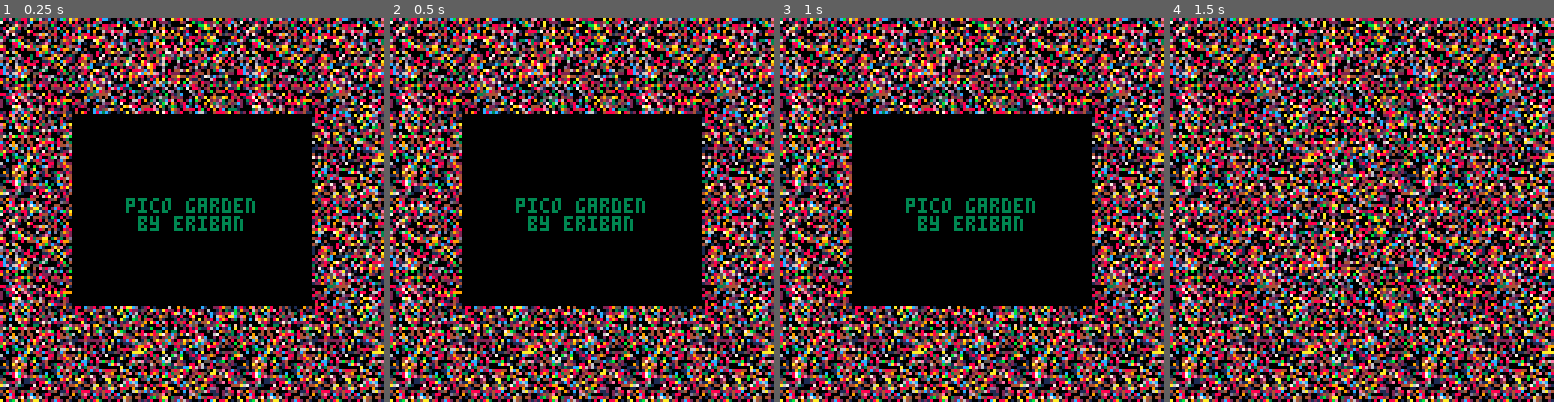
Above: before the commit, frames 1-4 (left to right).
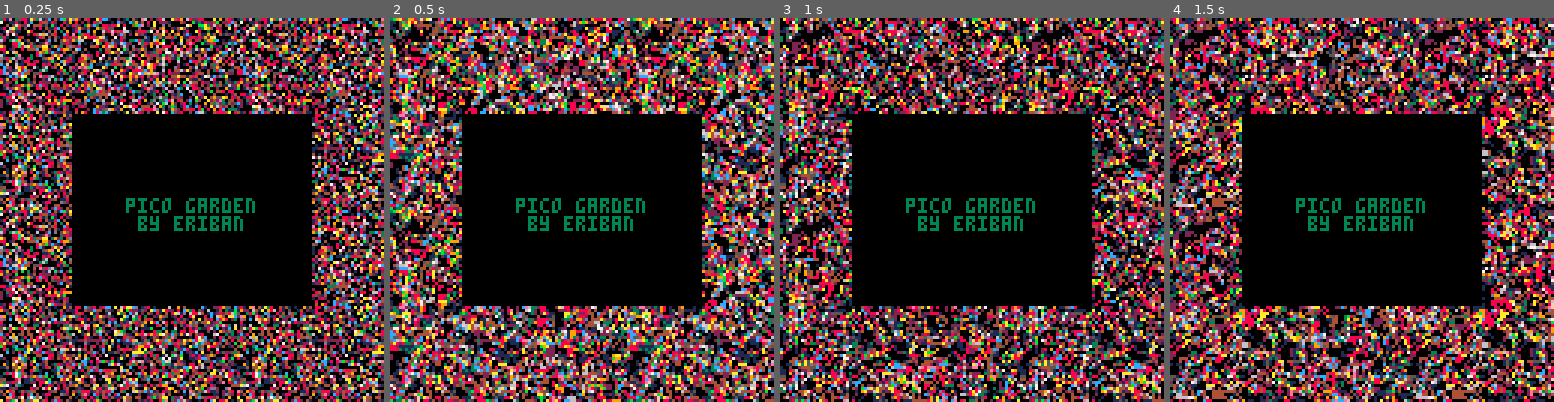
Above: after the commit, the same moments.

Repository: erwinbonsma/PicoGarden
Game: PICO-8 cartridge picogarden.p8
Same seed, same stepped clock (60 frames per second), same inputs: the game is played once before the commit and once after it.
Inputs:
- Up to frame 1 (0.25 s): no input
- Up to frame 2 (0.5 s): tap X (X key) at 0.33 s
- Up to frame 3 (1 s): tap O (Z key) at 0.7 s
- Up to frame 4 (1.5 s): tap X (X key) at 1.07 s

Frame 1 is identical in both runs. In frame 2, 50% of the frame differs, in the area x 0-100%, y 0-100%; in frame 3, 56%; in frame 4, 79%.

Commit message:
Evolve border a few steps

Diff:
--- a/picogarden.p8
+++ b/picogarden.p8
@@ -647,6 +647,7 @@
    liveliness_check:new(i)
   )
  end
+ state.ini_steps=5*15
 end
 
 function start_game()
@@ -956,10 +957,19 @@
 end
 
 function gameover_update()
+ if state.ini_steps>0 then
+  state.ini_steps-=1
+  if state.ini_steps%15==0 then
+   for ca in all(state.gols) do
+    ca:step()
+   end
+  end
+ end
+
  state.autoplay-=1
  if
   state.autoplay==0 or
-  state.autoplay<870 and (
+  state.ini_steps==0 and (
    btnp(❎) or btnp(🅾️)
   )
  then
